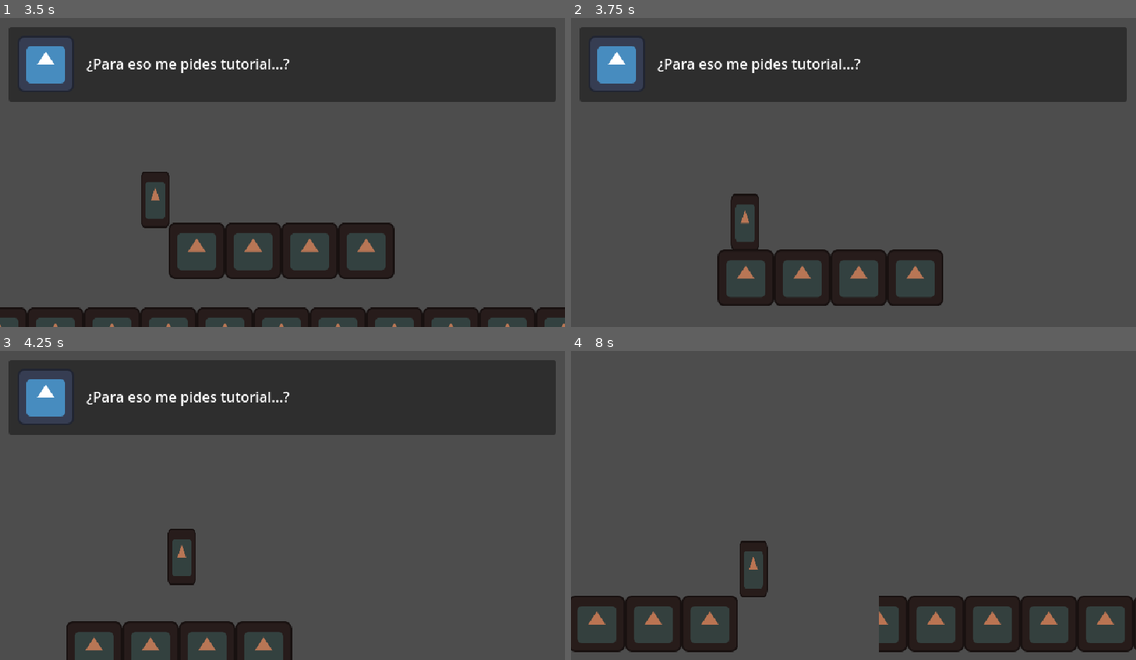
Above: before the commit, frames 1-4 (two rows, left to right).
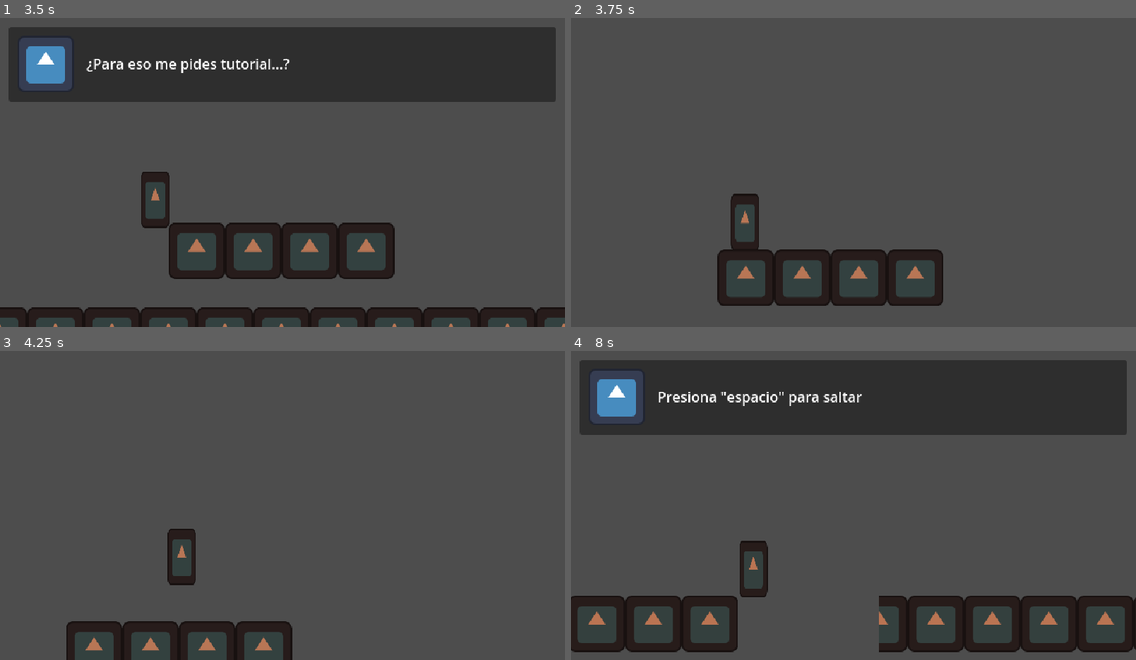
Above: after the commit, the same moments.

Repository: AlfredoCamarena/Protocolo-Ocaso
Game: Godot game, scene res://main/main.tscn
Two runs of this game, one before a commit and one after it. Both use one fixed random seed, a clock stepped at 60 frames per second and the inputs below. The engine's default icon, where the game draws it, is replaced by a stand-in: a white triangle on a blue panel in a dark square.
Inputs:
- Up to frame 1 (3.5 s): tap Enter at 0.5 s; hold S (slide) 0.53-1.28 s; tap Space (jump) at 0.77, 1.52, 3.02 s; tap S (slide) at 1.35, 2, 2.85 s; hold S (slide) 2.03-2.78 s
- Up to frame 2 (3.75 s): hold S (slide) from 3.53 s (still down)
- Up to frame 3 (4.25 s): keep holding S (slide); tap Space (jump) at 3.77 s
- Up to frame 4 (8 s): release S (slide) at 4.28 s; tap S (slide) at 4.35, 5.85, 7.35 s; tap Space (jump) at 4.52, 5.75, 6.02, 6.5, 6.77, 7.52 s; hold S (slide) 5.03-5.78 s; hold S (slide) 6.53-7.28 s

Frame 1 is identical in both runs. In frame 2, 23% of the frame differs, in the area x 1-99%, y 2-28%; in frame 3, 23%; in frame 4, 23%.

Commit message:
Agrega mensaje para golpe de cabeza

Diff:
--- a/main/main.tscn
+++ b/main/main.tscn
@@ -47,6 +47,9 @@
 [sub_resource type="RectangleShape2D" id="RectangleShape2D_kfbq2"]
 size = Vector2(774, 66)
 
+[sub_resource type="RectangleShape2D" id="RectangleShape2D_5xyti"]
+size = Vector2(495, 122)
+
 [sub_resource type="RectangleShape2D" id="RectangleShape2D_73k8k"]
 size = Vector2(494, 61)
 
@@ -123,6 +126,14 @@
 position = Vector2(494, 21)
 shape = SubResource("RectangleShape2D_kfbq2")
 
+[node name="NoSlideHurt" parent="RadioZones" instance=ExtResource("5_3wy1v")]
+position = Vector2(1855, 282)
+dialogue_text = "Si no te deslizas a tiempo puedes golpearte la cabeza"
+
+[node name="CollisionShape2D" type="CollisionShape2D" parent="RadioZones/NoSlideHurt"]
+position = Vector2(7.5, 0)
+shape = SubResource("RectangleShape2D_5xyti")
+
 [node name="HazCaso" parent="RadioZones" instance=ExtResource("5_3wy1v")]
 position = Vector2(399, 262)
 dialogue_text = "¿Para eso me pides tutorial...?"
@@ -132,11 +143,10 @@
 shape = SubResource("RectangleShape2D_73k8k")
 
 [node name="Jump" parent="RadioZones" instance=ExtResource("5_3wy1v")]
-position = Vector2(2279, 262)
+position = Vector2(2808, 268)
 dialogue_text = "Presiona \"espacio\" para saltar"
 
 [node name="CollisionShape2D" type="CollisionShape2D" parent="RadioZones/Jump"]
-position = Vector2(375, 0)
 shape = SubResource("RectangleShape2D_4dugh")
 
 [node name="NotJump" parent="RadioZones" instance=ExtResource("5_3wy1v")]
Not shown: 1 places in main/main.tscn that only renumber resources
